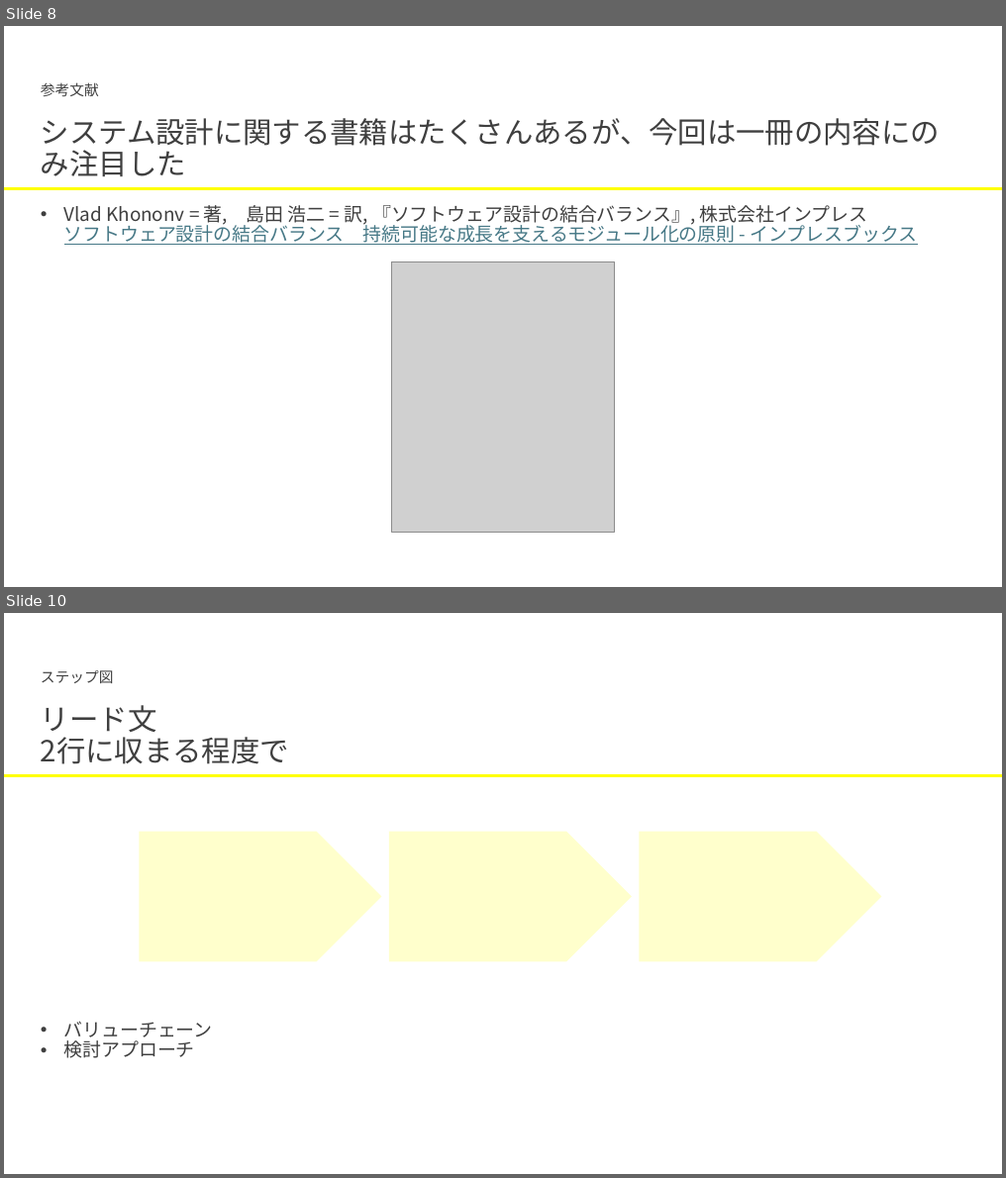
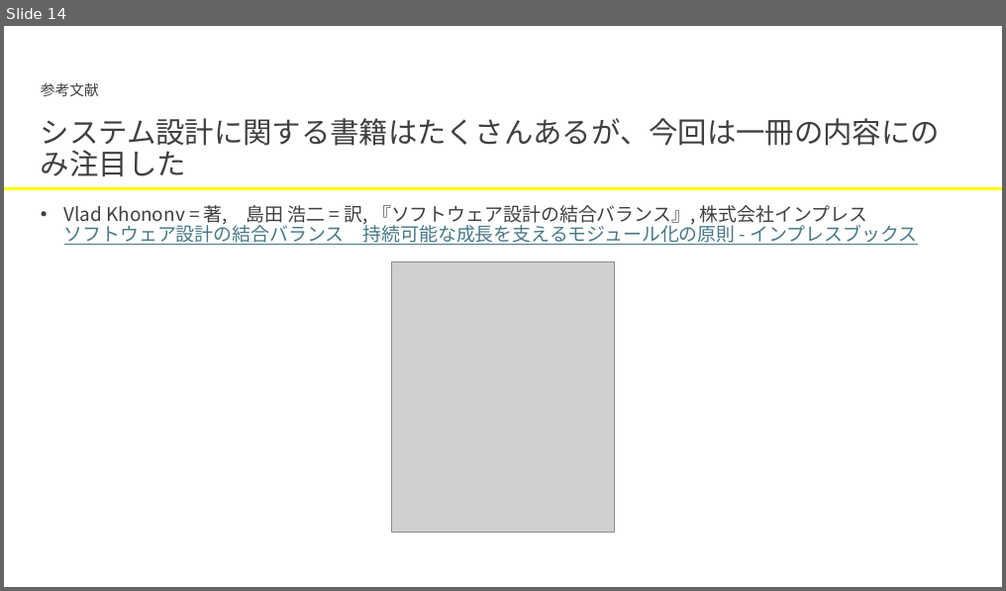
Before and after one commit to hiroki-pixel/tech_it_output_for_LT, a slide deck: Design/複雑性_5分類とそれぞれで可能な対処について.pptx. Shown one above the other, each under a label of ours: slides 8 and 10 before the commit, slide 14 after it; the slides between them are not shown. The pictures are 1006x1178 and 1006x591 pixels, drawn with LibreOffice and Linux fonts; fonts in the diff are those of the drawing; grey boxes stand for pictures. Boxes give left, top, right and bottom in pixels: in the first picture for what was removed or moved away, otherwise in the second. Text is boxed around its words. In the diff, an @@ line names an element or a change of style, - is before the commit and + after.

```diff
--- a/Design/複雑性_5分類とそれぞれで可能な対処について.pptx
+++ b/Design/複雑性_5分類とそれぞれで可能な対処について.pptx
@@ slide 10 removed at [4,613,1002,1174], background #FFFFFF @@
@@ text removed at [41,670,114,683] @@
-ステップ図
@@ text removed at [41,705,289,764] @@
-リード文
-2行に収まる程度で
@@ line removed from (4, 776) to (1002, 776) @@
@@ pentagon arrow removed at [140,832,382,961] @@
@@ pentagon arrow removed at [389,832,632,961] @@
@@ pentagon arrow removed at [640,832,882,961] @@
@@ text removed at [64,1021,213,1059] @@
-• バリューチェーン
-• 検討アプローチ
@@ what was slide 8 is now slide 14 @@
```
Also in this commit, not shown: 9 slides added, 19 other slides removed.
